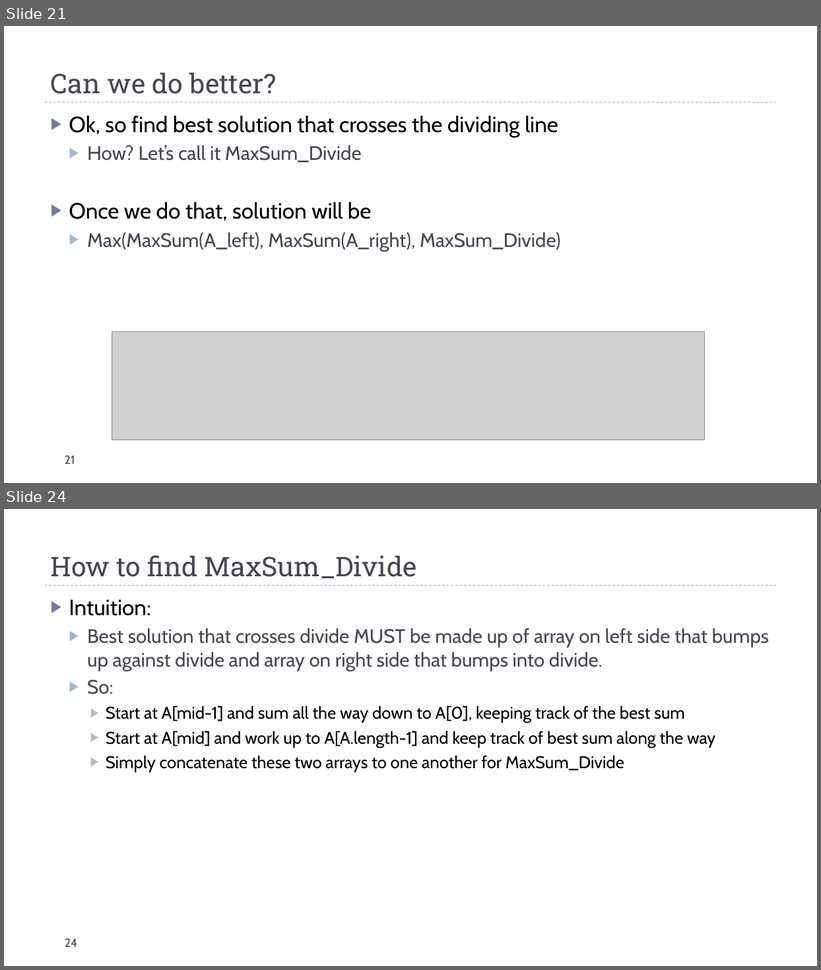
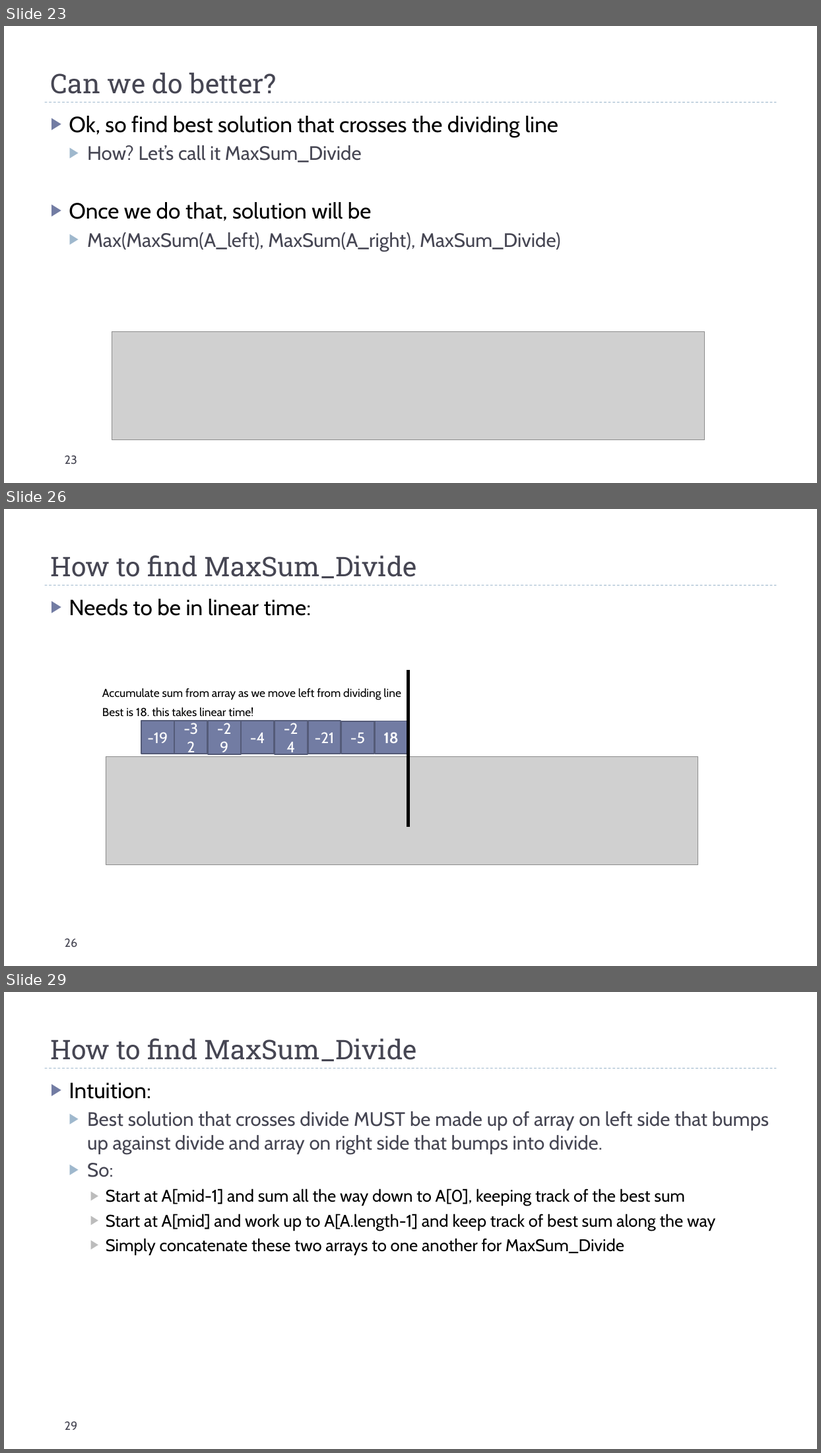
Before and after one commit to markfloryan/dsa2, a slide deck: slides/03-DivConIntro.pptx. Shown one above the other, each under a label of ours: slides 21 and 24 before the commit, slides 23, 26 and 29 after it; the slides between them are not shown. The pictures are 821x970 and 821x1453 pixels, drawn with LibreOffice and Linux fonts; fonts in the diff are those of the drawing; grey boxes stand for pictures. Boxes give left, top, right and bottom in pixels: in the first picture for what was removed or moved away, otherwise in the second. Text is boxed around its words. In the diff, an @@ line names an element or a change of style, - is before the commit and + after.

```diff
--- a/slides/03-DivConIntro.pptx
+++ b/slides/03-DivConIntro.pptx
@@ slide 26 added at <box>4,509,817,966</box>, background #FFFFFF; not listed: 1 template element that a slide beside it also shows @@
@@ title added at <box>51,555,417,578</box>, 32 pt, text #464653 @@
+How to find MaxSum_Divide
@@ text added at <box>69,599,311,616</box>, 26 pt, text #000000 @@
+▶ Needs to be in linear time:
@@ line added from (409, 670) to (409, 827), #000000 4.25 pt @@
@@ text added at <box>102,689,401,717</box>, 13.6 pt, text #000000 @@
+Accumulate sum from array as we move left from dividing line
+Best is 18. this takes linear time!
@@ rectangle added at <box>141,722,174,755</box>, fill #727CA3, outline #545C79 1.5 pt, 18 pt, text #FFFFFF @@
+-19
@@ rectangle added at <box>175,722,208,755</box>, fill #727CA3, outline #545C79 1.5 pt, 18 pt, text #FFFFFF @@
+-32
@@ rectangle added at <box>208,722,241,755</box>, fill #727CA3, outline #545C79 1.5 pt, 18 pt, text #FFFFFF @@
+-29
@@ rectangle added at <box>242,722,274,755</box>, fill #727CA3, outline #545C79 1.5 pt, 18 pt, text #FFFFFF @@
+-4
@@ rectangle added at <box>275,721,308,755</box>, fill #727CA3, outline #545C79 1.5 pt, 18 pt, text #FFFFFF @@
+-24
@@ rectangle added at <box>308,721,341,755</box>, fill #727CA3, outline #545C79 1.5 pt, 18 pt, text #FFFFFF @@
+-21
@@ rectangle added at <box>341,722,374,755</box>, fill #727CA3, outline #545C79 1.5 pt, 18 pt, text #FFFFFF @@
+-5
@@ rectangle added at <box>375,722,408,755</box>, fill #727CA3, outline #545C79 1.5 pt, 18 pt, text #FFFFFF, bold @@
+18
@@ picture added at <box>106,757,698,865</box> @@
@@ page number added at <box>65,939,78,947</box>, 14 pt, text #464653 @@
+26
@@ what was slide 21 is now slide 23 @@
@@ page number at <box>65,456,77,464</box>: text changed @@
-21
+23
@@ what was slide 24 is now slide 29 @@
@@ page number at <box>65,1422,78,1430</box>: text changed @@
-24
+29
```
Also in this commit, not shown: 2 slides changed, 5 other slides added, 1 slide removed, 3 other files.
